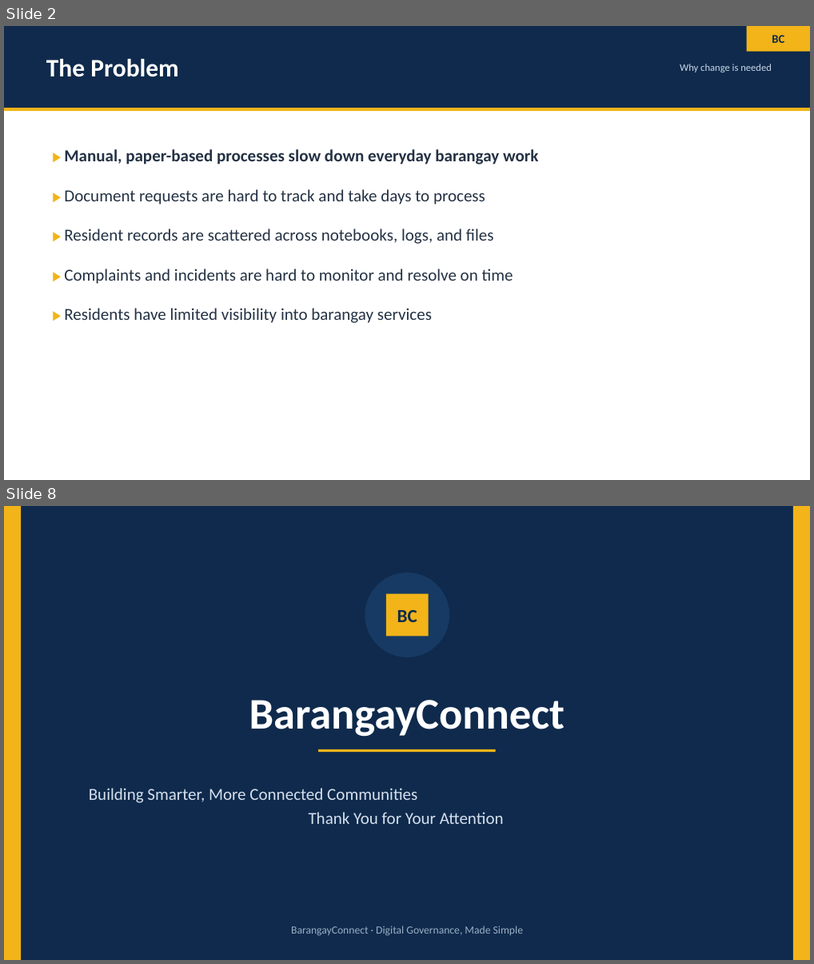
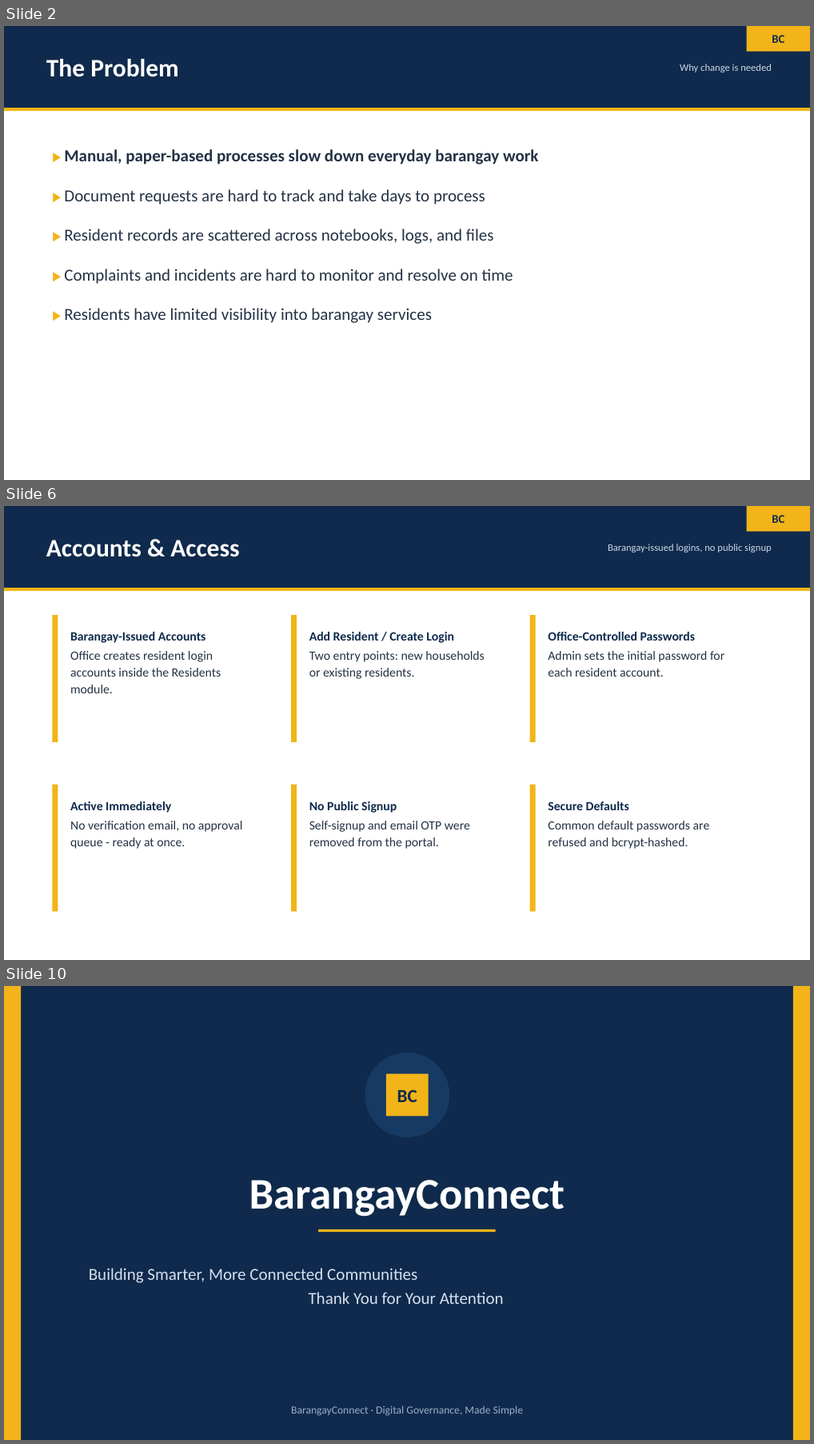
Before and after one commit to FENRIR315/BarangayConnect-system-roadmap-planning, a slide deck: BarangayConnect_Presentation.pptx. Shown one above the other, each under a label of ours: slides 2 and 8 before the commit, slides 2, 6 and 10 after it; the slides between them are not shown. The pictures are 814x964 and 814x1444 pixels, drawn with LibreOffice and Linux fonts; fonts in the diff are those of the drawing. Boxes give left, top, right and bottom in pixels: in the first picture for what was removed or moved away, otherwise in the second. Text is boxed around its words. In the diff, an @@ line names an element or a change of style, - is before the commit and + after.

Commit message:
feat(auth): barangay-issued resident accounts with optional email notifications
- Replace public self-signup and email OTP with a staff-only create-account action. Barangay office issues logins (Add Resident / Create Login), sets the initial password; accounts are active immediately with no verification or approval queue.
- Remove signup and accounts-approval pages and their proxy/public path entries.
- Add queued SMTP notifications (nodemailer) with an offline mode when SMTP_PASS is unset; drained by instrumentation every 30s.
- Apply migration 20260911 (email_queue, notifications, users fields) and document the new account model in README.
- Ship the updated 10-slide client presentation deck.

```diff
--- a/BarangayConnect_Presentation.pptx
+++ b/BarangayConnect_Presentation.pptx
@@ slide 6 added at (4,506,810,960), background #FFFFFF @@
@@ rectangle added at (4,506,810,588), fill #0F2A4C @@
@@ rectangle added at (747,506,810,532), fill #F2B418 @@
@@ text added at (772,515,785,523), 14 pt, text #0F2A4C, bold @@
+BC
@@ text added at (46,540,239,557), 30 pt, text #FFFFFF, bold @@
+Accounts & Access
@@ text added at (608,544,772,552), 12 pt, text #C9D6E8 @@
+Barangay-issued logins, no public signup
@@ rectangle added at (4,588,810,592), fill #F2B418 @@
@@ rounded rectangle added at (52,615,270,742), fill #FFFFFF @@
@@ rectangle added at (52,615,58,742), fill #F2B418 @@
@@ rounded rectangle added at (291,615,509,742), fill #FFFFFF @@
@@ rectangle added at (291,615,297,742), fill #F2B418 @@
@@ rounded rectangle added at (530,615,748,742), fill #FFFFFF @@
@@ rectangle added at (530,615,536,742), fill #F2B418 @@
@@ text added at (70,632,206,643), 15 pt, text #0F2A4C, bold @@
+Barangay-Issued Accounts
@@ text added at (310,632,454,643), 15 pt, text #0F2A4C, bold @@
+Add Resident / Create Login
@@ text added at (548,632,695,640), 15 pt, text #0F2A4C, bold @@
+Office-Controlled Passwords
@@ text added at (70,651,222,693), 15 pt, text #243244 @@
+Office creates resident login accounts inside the Residents module.
@@ text added at (310,651,484,679), 15 pt, text #243244 @@
+Two entry points: new households or existing residents.
@@ text added at (548,651,725,676), 15 pt, text #243244 @@
+Admin sets the initial password for each resident account.
@@ rounded rectangle added at (52,784,270,912), fill #FFFFFF @@
@@ rectangle added at (52,784,58,912), fill #F2B418 @@
@@ rounded rectangle added at (291,784,509,912), fill #FFFFFF @@
@@ rectangle added at (291,784,297,912), fill #F2B418 @@
@@ rounded rectangle added at (530,784,748,912), fill #FFFFFF @@
@@ rectangle added at (530,784,536,912), fill #F2B418 @@
@@ text added at (70,801,171,812), 15 pt, text #0F2A4C, bold @@
+Active Immediately
@@ text added at (310,801,397,812), 15 pt, text #0F2A4C, bold @@
+No Public Signup
@@ text added at (548,801,630,810), 15 pt, text #0F2A4C, bold @@
+Secure Defaults
@@ text added at (70,820,243,848), 15 pt, text #243244 @@
+No verification email, no approval queue - ready at once.
@@ text added at (310,820,470,848), 15 pt, text #243244 @@
+Self-signup and email OTP were removed from the portal.
@@ text added at (548,820,710,848), 15 pt, text #243244 @@
+Common default passwords are refused and bcrypt-hashed.
@@ what was slide 8 is now slide 10 @@
```
Also in this commit, not shown: 5 slides changed, 1 other slide added, 19 other files.
